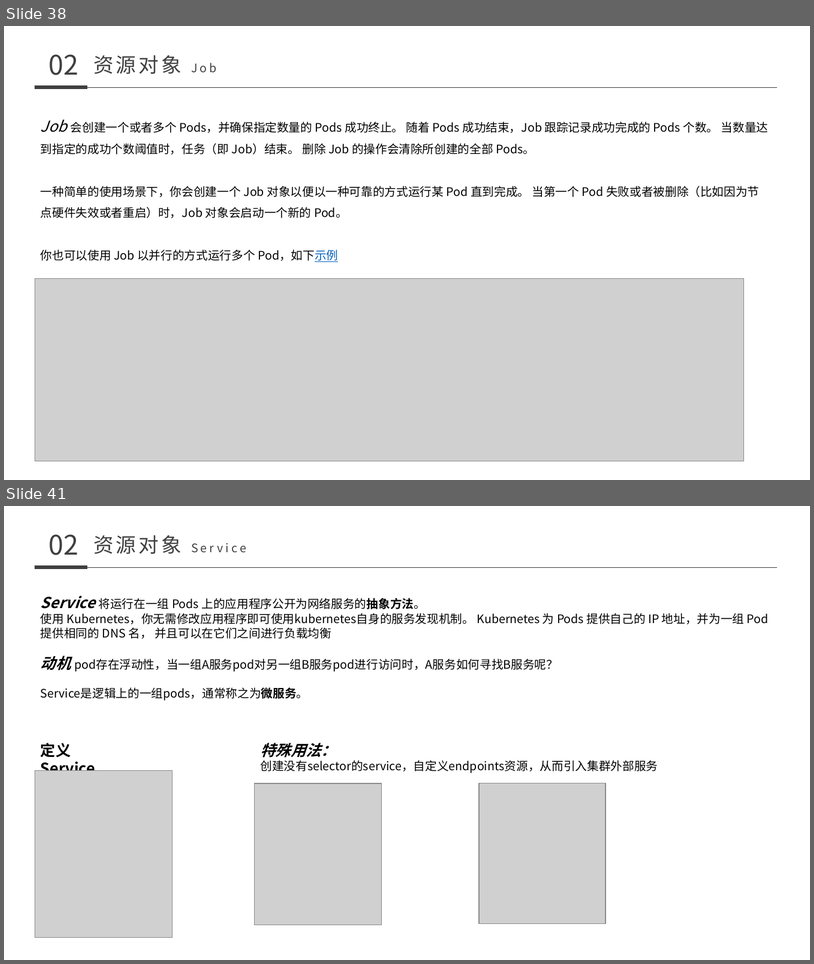
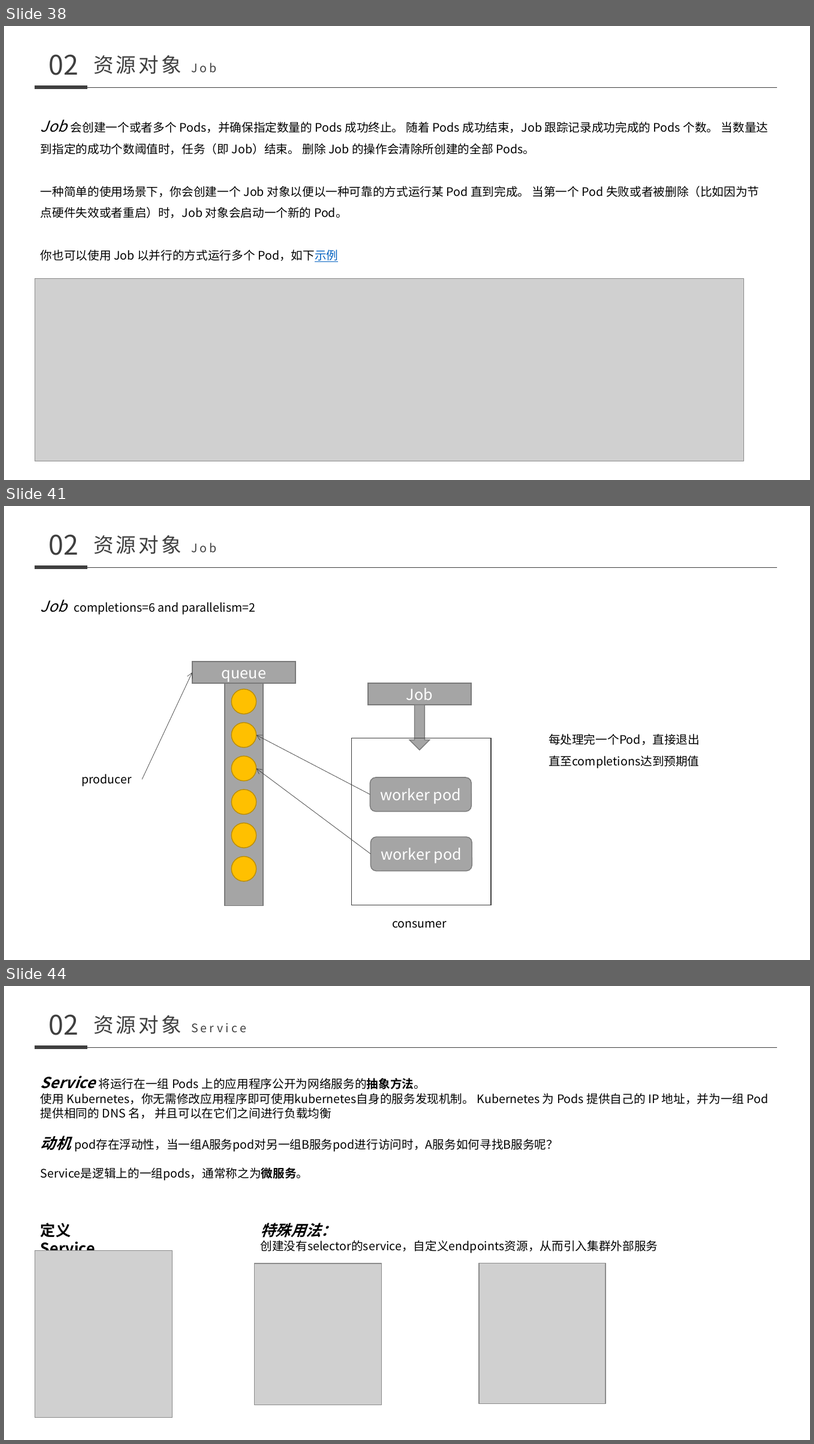
Before and after one commit to nutionMedivn/Kubernetes-training-camp, a slide deck: 基础/008-011 kubernetes.pptx. Shown one above the other, each under a label of ours: slides 38 and 41 before the commit, slides 38, 41 and 44 after it; the slides between them are not shown. The pictures are 814x964 and 814x1444 pixels, drawn with LibreOffice and Linux fonts; fonts in the diff are those of the drawing; grey boxes stand for pictures. Boxes give left, top, right and bottom in pixels: in the first picture for what was removed or moved away, otherwise in the second. Text is boxed around its words. In the diff, an @@ line names an element or a change of style, - is before the commit and + after.

```diff
--- a/基础/008-011 kubernetes.pptx
+++ b/基础/008-011 kubernetes.pptx
@@ slide 41 added at (x1=4, y1=506, x2=810, y2=960), background #FFFFFF @@
@@ text added at (x1=49, y1=534, x2=79, y2=555), 32 pt, text #3F3F3F @@
+02
@@ text added at (x1=93, y1=535, x2=182, y2=554), 24 pt, text #3F3F3F @@
+资源对象 Job
@@ line added from (35, 567) to (87, 567), #3F3F3F 4.5 pt @@
@@ line added from (87, 567) to (778, 567), #3F3F3F 0.5 pt @@
@@ text added at (x1=41, y1=600, x2=255, y2=615), 14 pt, text #000000 @@
+Job completions=6 and parallelism=2
@@ rectangle added at (x1=192, y1=661, x2=296, y2=683), fill #A5A5A5, outline #7A7A7A 1 pt, 18 pt, text #FFFFFF @@
+queue
@@ arrow added from (142, 780) to (192, 672), #3F3F3F 0.5 pt @@
@@ rectangle added at (x1=225, y1=683, x2=264, y2=905), fill #A5A5A5, outline #7A7A7A 1 pt @@
@@ rectangle added at (x1=368, y1=683, x2=471, y2=705), fill #A5A5A5, outline #7A7A7A 1 pt, 18 pt, text #FFFFFF @@
+Job
@@ ellipse added at (x1=231, y1=688, x2=256, y2=714), fill #FFC000, outline #BD8E00 1 pt @@
@@ down arrow added at (x1=410, y1=705, x2=430, y2=750), fill #A5A5A5, outline #7A7A7A 1 pt @@
@@ ellipse added at (x1=231, y1=723, x2=256, y2=747), fill #FFC000, outline #BD8E00 1 pt @@
@@ arrow added from (371, 794) to (256, 735), #3F3F3F 0.5 pt @@
@@ rectangle added at (x1=352, y1=738, x2=491, y2=905), outline #3F3F3F 1 pt @@
@@ text added at (x1=549, y1=733, x2=700, y2=768), 14 pt, text #000000 @@
+每处理完一个Pod，直接退出
+直至completions达到预期值
@@ ellipse added at (x1=231, y1=756, x2=256, y2=781), fill #FFC000, outline #BD8E00 1 pt @@
@@ text added at (x1=81, y1=774, x2=132, y2=786), 14 pt, text #000000 @@
+producer
@@ arrow added from (371, 854) to (256, 769), #3F3F3F 0.5 pt @@
@@ ellipse added at (x1=231, y1=789, x2=256, y2=814), fill #FFC000, outline #BD8E00 1 pt @@
@@ rounded rectangle added at (x1=371, y1=777, x2=472, y2=811), fill #A5A5A5, outline #7A7A7A 1 pt, 18 pt, text #FFFFFF @@
+worker pod
@@ ellipse added at (x1=231, y1=823, x2=256, y2=848), fill #FFC000, outline #BD8E00 1 pt @@
@@ rounded rectangle added at (x1=371, y1=837, x2=473, y2=871), fill #A5A5A5, outline #7A7A7A 1 pt, 18 pt, text #FFFFFF @@
+worker pod
@@ ellipse added at (x1=231, y1=856, x2=256, y2=881), fill #FFC000, outline #BD8E00 1 pt @@
@@ text added at (x1=392, y1=921, x2=447, y2=928), 14 pt, text #000000 @@
+consumer
@@ what was slide 41 is now slide 44 @@
```
Also in this commit, not shown: 3 slides changed, 6 other slides added, 5 slides removed.
